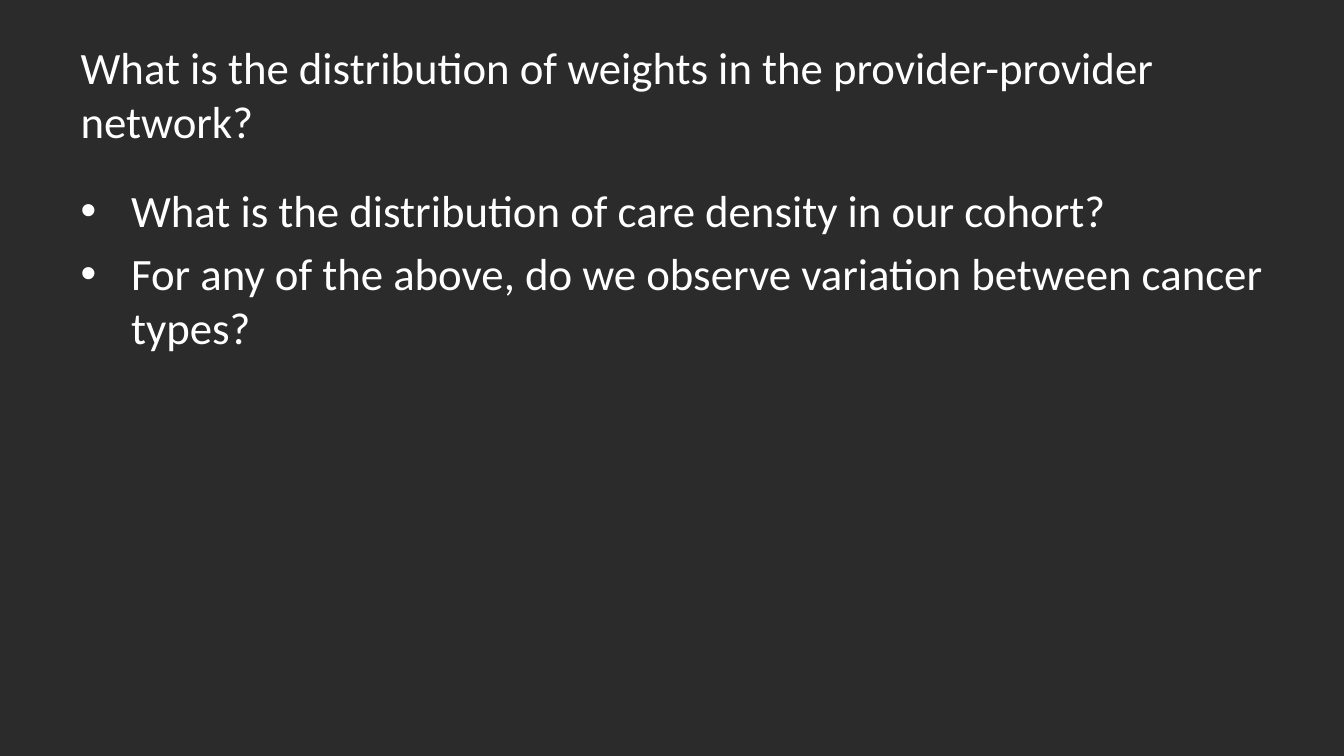
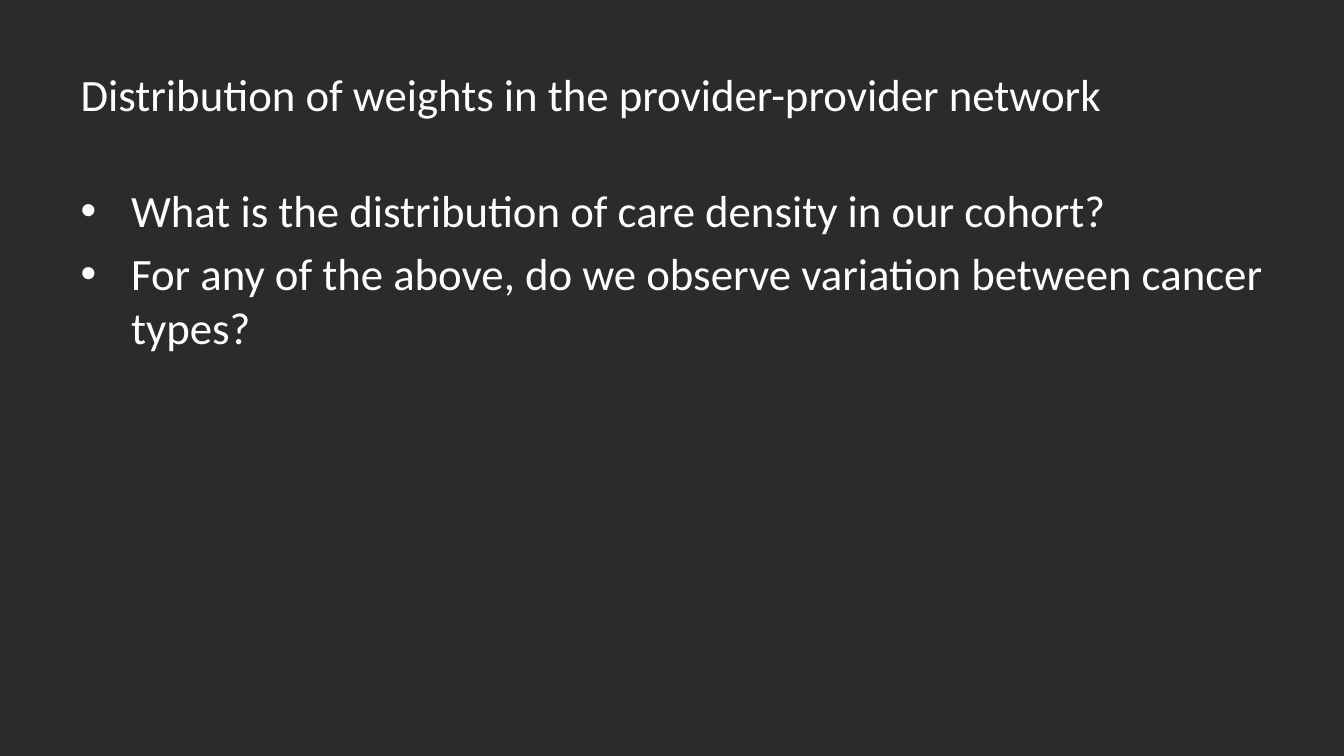
Before and after one commit to thadryanjs/presentations, a slide deck: slide 9 of Rotation1/Rotation1.pptx. Drawn at 1344x756 pixels with LibreOffice and Linux fonts; fonts in the diff are those of the drawing; background and template pictures are left out; a plain dark background stands for a picture behind light text. Boxes give left, top, right and bottom in pixels: in the first picture for what was removed or moved away, otherwise in the second. Text is boxed around its words. In the diff, an @@ line names an element or a change of style, - is before the commit and + after.

```diff
--- a/Rotation1/Rotation1.pptx
+++ b/Rotation1/Rotation1.pptx
@@ title at (81, 80, 1101, 119): text changed @@
-What is the distribution of weights in the provider-provider network?
+Distribution of weights in the provider-provider network
```
Also in this commit, not shown: 1 other slide changed, 6 slides added, 1 other file.
